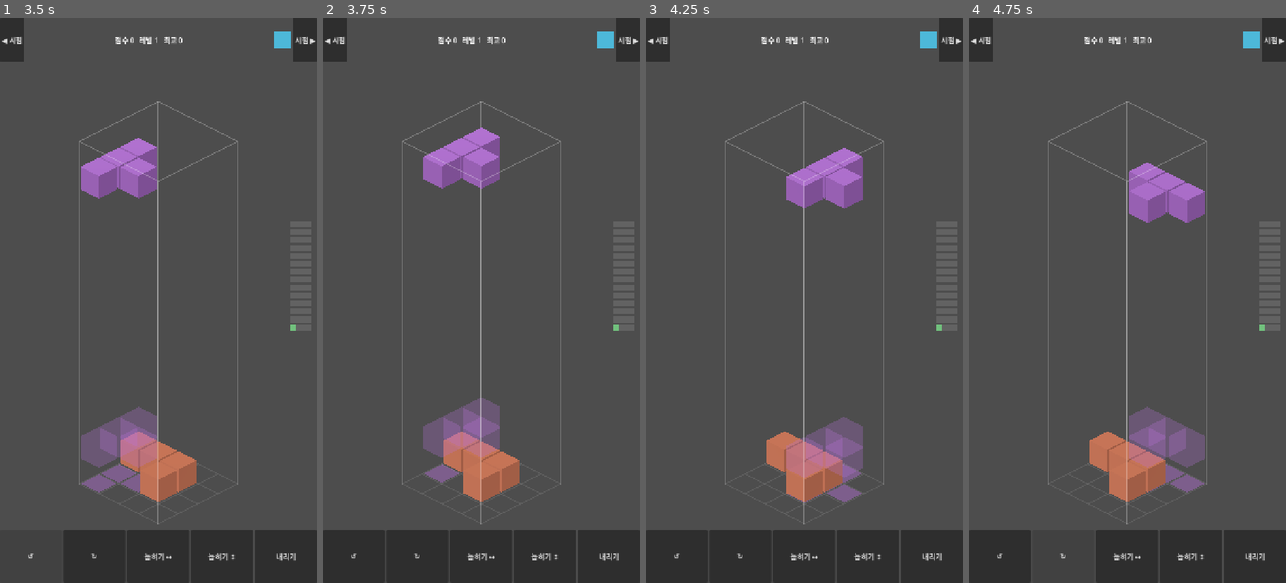
Above: before the commit, frames 1-4 (left to right).
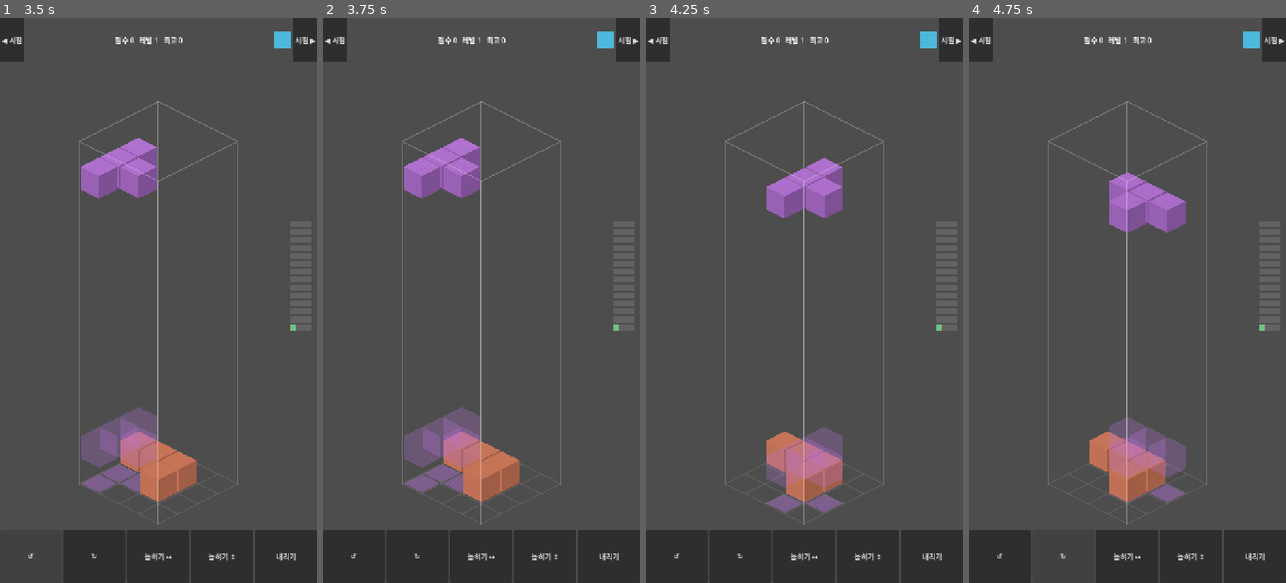
Above: after the commit, the same moments.

Repository: kjw5541a-hash/blockbox
Game: Godot game, scene res://scenes/main.tscn
Same seed, same stepped clock (60 frames per second), same inputs: the game is played once before the commit and once after it.
Inputs (mouse positions are in pixels of both pictures, inside the frame that each line leads up to):
- Up to frame 1 (3.5 s): click "◀ 시점" at 0.5 s; click "시점 ▶" at 1.25 s; tap Enter at 2 s; move the mouse to (228, 272) at 2.02 s; hold Right 2.03-2.75 s; tap R at 2.1 s; click (228, 272) at 2.17 s; tap Space at 2.27 s; click "↺" at 2.75 s
- Up to frame 2 (3.75 s): drag from (418, 328) to (465, 413) at 3.52 s
- Up to frame 3 (4.25 s): no input
- Up to frame 4 (4.75 s): click "↻" at 4.25 s

Frame 1 is identical in both runs. In frame 2, 4.2% of the frame differs, in the area x 25-56%, y 19-84%; in frame 3, 4.4%; in frame 4, 4.9%, in the area x 44-75%, y 25-86%.

Commit message:
fix: 최종 리뷰 지적 반영 — 카메라 축 매핑/킥 범위/잠금 타이머
- camera_rig: AWAY/RIGHT 표가 네 시점 모두에서 부호가 뒤집혀 있었다.
  실제 Camera3D 기저를 읽어보면 yaw_step 0 의 화면 안쪽은 -Z 이고,
  yaw_step 1 의 화면 오른쪽은 -Z 다. 기존 표는 그 반대였다.
  기존 테스트는 전부 move_delta 와 표끼리의 관계만 봐서 표 전체가
  뒤집혀도 자기들끼리 앞뒤가 맞아 통과했다. 실제 카메라 변환과
  대조하는 _test_axes_match_real_camera 를 추가해 못 박는다.
- game.KICKS: ±1 만으로는 4칸 폭 보드에서 가로 4칸 I 조각이 벽 근처나
  절반 이상의 자리에서 영영 돌지 않는다. 수평 ±3, 아래 -3 까지 넓히고,
  모든 조각이 모든 (x, z) 에서 세 축 다 돌아가는지 테스트로 확인한다.
- game.step: 중력으로 한 칸 내려가면 잠금 타이머와 예산을 비운다.
  예산을 다 쓴 조각이 턱에서 미끄러져 내려오면 착지 즉시 잠겼다.
- project.godot: emulate_touch_from_mouse — 없으면 데스크톱에서
  InputEventScreenDrag 가 아예 안 나와 스와이프 조작 전체가 죽는다.
- main: R 로 재시작해도 이번 판 점수를 기록에 남기고 드래그 잔량을 비운다.
- hud: 게임오버 시 상단의 최고 기록 표시도 갱신한다.

Diff:
--- a/project.godot
+++ b/project.godot
@@ -17,3 +17,9 @@
 [rendering]
 
 renderer/rendering_method="forward_plus"
+
+[input_devices]
+
+; 데스크톱에는 InputEventScreenDrag 가 없다. 이게 없으면 스와이프 조작 전체가
+; 에디터/맥에서 죽은 코드가 된다.
+pointing/emulate_touch_from_mouse=true
--- a/scripts/camera_rig.gd
+++ b/scripts/camera_rig.gd
@@ -4,11 +4,15 @@
 # 화면 방향과 그리드 축의 대응. 이 파일이 단독으로 소유한다.
 # 다른 파일이 화면 방향을 그리드 축으로 직접 변환하면, 시점을 돌린 뒤
 # 이동 매핑과 회전축 매핑이 어긋난다.
+# 값은 실제 카메라 기저에서 나온 것이다. 리그가 (PITCH_DEG, YAW_BASE_DEG + 90*step)
+# 으로 놓이면 yaw_step 0 에서 카메라는 -X/-Z 쪽을 바라본다 — 즉 화면 안쪽은 -Z 다.
+# tests/test_camera_rig.gd 의 _test_axes_match_real_camera 가 이 표를 카메라
+# 기저와 직접 대조한다. 관계만 보는 테스트는 표 전체가 뒤집혀도 통과한다.
 const AWAY: Array[Vector3i] = [
-	Vector3i(0, 0, 1), Vector3i(-1, 0, 0), Vector3i(0, 0, -1), Vector3i(1, 0, 0),
+	Vector3i(0, 0, -1), Vector3i(-1, 0, 0), Vector3i(0, 0, 1), Vector3i(1, 0, 0),
 ]
 const RIGHT: Array[Vector3i] = [
-	Vector3i(1, 0, 0), Vector3i(0, 0, 1), Vector3i(-1, 0, 0), Vector3i(0, 0, -1),
+	Vector3i(1, 0, 0), Vector3i(0, 0, -1), Vector3i(-1, 0, 0), Vector3i(0, 0, 1),
 ]
 
 const YAW_BASE_DEG := 45.0
--- a/scripts/game.gd
+++ b/scripts/game.gd
@@ -20,11 +20,18 @@
 
 # 회전이 막혔을 때 조각을 밀어보는 순서. 위로 미는 것을 마지막에 두는 이유는
 # 조각이 위로 밀리면 예상 착지 지점이 크게 달라져 플레이어의 예측이 깨지기 때문이다.
+# 보드가 4칸 폭이라 한 칸 밀기로는 부족하다. 가로 4칸짜리 I 조각을 세로로 돌리면
+# 중심이 최대 세 칸까지 밀려나고(보드 폭 전체), 바닥 근처에서 세우려면 세 칸
+# 내려야 한다. 이보다 좁으면 벽에 붙은 I 조각이 영영 안 돌아간다.
 const KICKS: Array[Vector3i] = [
 	Vector3i.ZERO,
 	Vector3i(1, 0, 0), Vector3i(-1, 0, 0),
 	Vector3i(0, 0, 1), Vector3i(0, 0, -1),
-	Vector3i(0, -1, 0),
+	Vector3i(2, 0, 0), Vector3i(-2, 0, 0),
+	Vector3i(0, 0, 2), Vector3i(0, 0, -2),
+	Vector3i(3, 0, 0), Vector3i(-3, 0, 0),
+	Vector3i(0, 0, 3), Vector3i(0, 0, -3),
+	Vector3i(0, -1, 0), Vector3i(0, -2, 0), Vector3i(0, -3, 0),
 	Vector3i(0, 1, 0),
 ]
 
@@ -132,7 +139,12 @@
 	_fall_timer += delta
 	if _fall_timer >= fall_interval():
 		_fall_timer = 0.0
-		if not move(Vector3i(0, -1, 0)):
+		if move(Vector3i(0, -1, 0)):
+			# 한 칸 내려갔으면 이전 접지에서 쌓인 시간과 예산은 무효다. 이걸 안 지우면
+			# 예산을 다 쓴 조각이 턱에서 미끄러져 내려온 순간 바로 잠긴다.
+			_lock_timer = 0.0
+			_lock_resets = 0
+		else:
 			_grounded = true
 			_lock_timer = 0.0
 
--- a/scripts/hud.gd
+++ b/scripts/hud.gd
@@ -44,6 +44,7 @@
 	var best := SaveData.submit(game.score)
 	$GameOver.text = "게임 종료\n점수 %d   최고 %d\nR 로 다시 시작" % [game.score, best]
 	$GameOver.visible = true
+	_refresh_score()  # 방금 갱신된 최고 기록을 상단 표시에도 반영한다
 
 # 재시작할 때 이전 판의 점수와 미리보기가 남지 않도록 전부 새로 그린다.
 func restart() -> void:
--- a/scripts/main.gd
+++ b/scripts/main.gd
@@ -46,6 +46,9 @@
 		KEY_E:
 			rig.turn(1)
 		KEY_R:
+			# 게임오버 전에 눌러도 이번 판 점수는 기록에 남긴다.
+			SaveData.submit(game.score)
+			touch_input.end_drag()
 			game.start()
 			board_view.refresh()
 			piece_view.refresh()
--- a/tests/test_camera_rig.gd
+++ b/tests/test_camera_rig.gd
@@ -6,6 +6,7 @@
 const RIGHT := Vector2i(1, 0)
 
 func _initialize() -> void:
+	await _test_axes_match_real_camera()
 	_test_up_is_always_away()
 	_test_opposite_directions_cancel()
 	_test_turn_rotates_mapping_consistently()
@@ -72,8 +73,35 @@
 func _test_mapping_is_pinned_to_axes() -> void:
 	# 관계만 확인하면 AWAY 와 RIGHT 를 통째로 맞바꿔도 대부분의 테스트가 통과한다.
 	var r := _rig()
-	assert(r.axis_away() == Vector3i(0, 0, 1), "기본 시점의 안쪽은 +Z")
+	assert(r.axis_away() == Vector3i(0, 0, -1), "기본 시점의 안쪽은 -Z")
 	assert(r.axis_right() == Vector3i(1, 0, 0), "기본 시점의 오른쪽은 +X")
+	r.yaw_step = 1
+	assert(r.axis_away() == Vector3i(-1, 0, 0), "한 번 돌린 시점의 안쪽은 -X")
+	assert(r.axis_right() == Vector3i(0, 0, -1), "한 번 돌린 시점의 오른쪽은 -Z")
+
+# 위의 테스트들은 전부 move_delta 나 표끼리의 관계만 본다. 표 전체가 뒤집혀도
+# 자기들끼리는 앞뒤가 맞아 통과한다. 여기서만 실제 씬의 Camera3D 변환을 읽어
+# "화면 안쪽"과 "화면 오른쪽"이 정말 그 방향인지 확인한다.
+func _test_axes_match_real_camera() -> void:
+	var scene: PackedScene = load("res://scenes/main.tscn")
+	var main: Node = scene.instantiate()
+	root.add_child(main)
+	await process_frame
+	var r: CameraRig = main.rig
+	var cam: Camera3D = r.get_node("Camera3D")
+	for s in 4:
+		r.yaw_step = s
+		# 트윈을 기다리지 않고 목표 각도를 바로 넣는다.
+		r.rotation_degrees = Vector3(
+			CameraRig.PITCH_DEG, CameraRig.YAW_BASE_DEG + 90.0 * s, 0.0)
+		await process_frame
+		var forward := -cam.global_transform.basis.z  # 카메라는 자기 -Z 를 본다
+		var screen_right := cam.global_transform.basis.x
+		assert(Vector3(r.axis_away()).dot(forward) > 0.0,
+			"yaw %d: axis_away %s 가 화면 안쪽 %s 과 반대다" % [s, r.axis_away(), forward])
+		assert(Vector3(r.axis_right()).dot(screen_right) > 0.0,
+			"yaw %d: axis_right %s 가 화면 오른쪽 %s 과 반대다" % [s, r.axis_right(), screen_right])
+	main.queue_free()
 
 func _test_visual_yaw_tracks_yaw_step() -> void:
 	var r := _rig()
--- a/tests/test_game.gd
+++ b/tests/test_game.gd
@@ -15,11 +15,13 @@
 	_test_hard_drop_lands_and_respawns()
 	_test_lock_delay_reset_limit()
 	_test_lock_reset_survives_reground()
+	_test_lock_timer_clears_when_piece_falls_again()
 	_test_ghost_matches_hard_drop()
 	_test_rotate_keeps_piece_inside()
 	_test_new_shapes_rotate_within_board()
 	_test_rotate_never_overlaps()
 	_test_kick_order_prefers_horizontal()
+	_test_every_kind_rotates_anywhere_on_empty_board()
 	_test_layer_clear_scores()
 	_test_multi_layer_bonus()
 	_test_level_rises()
@@ -123,6 +125,23 @@
 		g.move(Vector3i(1, 0, 0))
 		g.move(Vector3i(-1, 0, 0))
 	assert(locked[0] >= 1, "갱신 상한이 있으면 결국 잠겨야 한다")
+
+# 턱에서 미끄러져 내려오는 상황. 예산을 다 쓴 조각의 잠금 타이머가 남아 있으면
+# 다시 떨어진 뒤 착지하는 순간 곧바로 잠겨 버린다.
+func _test_lock_timer_clears_when_piece_falls_again() -> void:
+	var g := _make_game()
+	g.start(41)
+	var kind: int = g.current.kind
+	g._lock_resets = Game.MAX_LOCK_RESETS  # 예산 소진
+	g._lock_timer = Game.LOCK_DELAY - 0.01  # 잠기기 직전
+	g._grounded = false  # 턱에서 벗어나 다시 떨어지기 시작한 상태
+	g.step(g.fall_interval())
+	assert(g.current != null and g.current.kind == kind, "떨어지는 중에 잠기면 안 된다")
+	while g._can_fall():
+		g.step(g.fall_interval())
+	g.step(0.02)
+	assert(g.current != null and g.current.kind == kind,
+		"착지하자마자 잠기면 안 된다 — 다시 떨어진 조각은 잠금 지연을 새로 받아야 한다")
 
 func _test_ghost_matches_hard_drop() -> void:
 	var g := _make_game()
@@ -211,12 +230,38 @@
 		Vector3i.ZERO,
 		Vector3i(1, 0, 0), Vector3i(-1, 0, 0),
 		Vector3i(0, 0, 1), Vector3i(0, 0, -1),
-		Vector3i(0, -1, 0),
+		Vector3i(2, 0, 0), Vector3i(-2, 0, 0),
+		Vector3i(0, 0, 2), Vector3i(0, 0, -2),
+		Vector3i(3, 0, 0), Vector3i(-3, 0, 0),
+		Vector3i(0, 0, 3), Vector3i(0, 0, -3),
+		Vector3i(0, -1, 0), Vector3i(0, -2, 0), Vector3i(0, -3, 0),
 		Vector3i(0, 1, 0),
 	]
-	assert(Game.KICKS.size() == want.size(), "킥 후보는 7개")
+	assert(Game.KICKS.size() == want.size(), "킥 후보는 17개")
 	for i in want.size():
 		assert(Game.KICKS[i] == want[i], "킥 순서가 %d 번째에서 다르다" % i)
+
+# 빈 보드에서라면 어떤 조각이든, 보드 어느 자리에 있든 세 축 모두로 돌 수 있어야
+# 한다. 킥 범위가 좁으면 벽 근처나 바닥 근처에서 조각이 영영 안 돌아간다.
+func _test_every_kind_rotates_anywhere_on_empty_board() -> void:
+	for kind in Piece.SHAPES.keys():
+		for x in Board.WIDTH:
+			for z in Board.DEPTH:
+				for axis in [Piece.AXIS_X, Piece.AXIS_Y, Piece.AXIS_Z]:
+					var g := _make_game()
+					g.start(31)
+					g.current = Piece.create(kind)
+					g.current.origin = g.spawn_origin_for(g.current)
+					# 바닥까지 떨어뜨린 뒤 목표 (x, z) 로 최대한 밀어붙인다.
+					while g.move(Vector3i(0, -1, 0)):
+						pass
+					for _i in Board.WIDTH:
+						g.move(Vector3i(signi(x - g.current.origin.x), 0, 0))
+						g.move(Vector3i(0, 0, signi(z - g.current.origin.z)))
+					var at: Vector3i = g.current.origin
+					assert(g.rotate(axis, 1),
+						"조각 %d 이 %s 에서 축 %d 로 안 돌아간다" % [kind, at, axis])
+					g.free()
 
 func _test_layer_clear_scores() -> void:
 	var g := _make_game()
--- a/tests/test_main_smoke.gd
+++ b/tests/test_main_smoke.gd
@@ -3,6 +3,9 @@
 # 씬을 실제로 띄우고 몇 초 분량을 돌려, 렌더 코드가 게임 로직을 깨거나
 # 예외를 던지지 않는지 확인한다. 그림이 예쁜지는 사람이 본다.
 func _initialize() -> void:
+	# 사람의 실제 최고 기록 파일을 건드리지 않는다.
+	SaveData.PATH = "user://test_main_smoke.cfg"
+	DirAccess.remove_absolute(ProjectSettings.globalize_path(SaveData.PATH))
 	var scene: PackedScene = load("res://scenes/main.tscn")
 	assert(scene != null, "main.tscn 을 불러올 수 없다")
 	var main: Node = scene.instantiate()
@@ -83,12 +86,25 @@
 	assert(is_equal_approx(gauge_bar.size.x, 0.0),
 		"재시작하면 층 게이지도 비워야 한다: %f" % gauge_bar.size.x)
 
-	for _i in 300:
-		game.step(0.05)
-		await process_frame
+	# 진짜 게임오버까지 몰고 가서, 종료 표시와 기록 저장과 재시작이 이어지는지 본다.
+	for _i in 400:
 		if game.is_over:
 			break
+		game.hard_drop()
+		await process_frame
+	assert(game.is_over, "조각을 400번 떨어뜨리면 판이 끝나야 한다")
+	var final_score: int = game.score
+	assert(hud.get_node("GameOver").visible, "게임이 끝나면 종료 표시가 떠야 한다")
+	assert(SaveData.load_high_score() >= final_score,
+		"게임오버 시 점수가 기록에 남아야 한다: 최고 %d, 이번 %d"
+		% [SaveData.load_high_score(), final_score])
+
+	main._unhandled_input(restart_key)
+	assert(not game.is_over and game.current != null, "게임오버 뒤에도 R 로 다시 시작해야 한다")
+	assert(game.score == 0, "재시작하면 점수가 0")
+	assert(not hud.get_node("GameOver").visible, "재시작하면 종료 표시가 사라져야 한다")
 
 	assert(game.board.cells.size() == 224, "보드 크기가 유지되어야 한다")
+	DirAccess.remove_absolute(ProjectSettings.globalize_path(SaveData.PATH))
 	print("test_main_smoke: OK")
 	quit()
